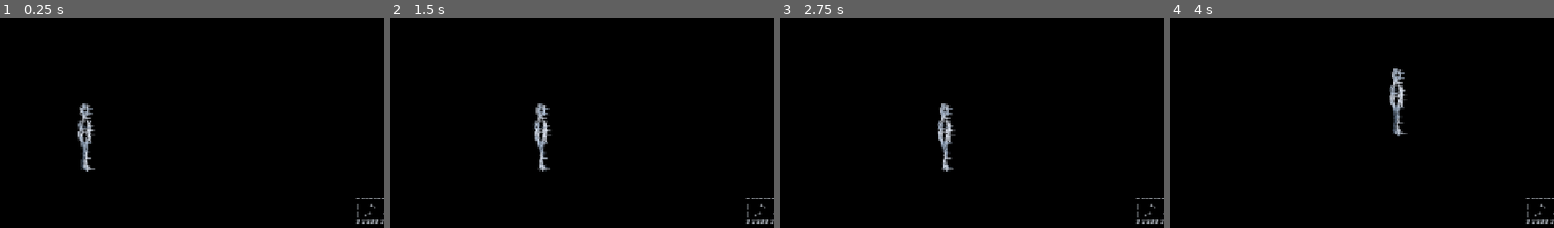
Above: before the commit, frames 1-4 (left to right).
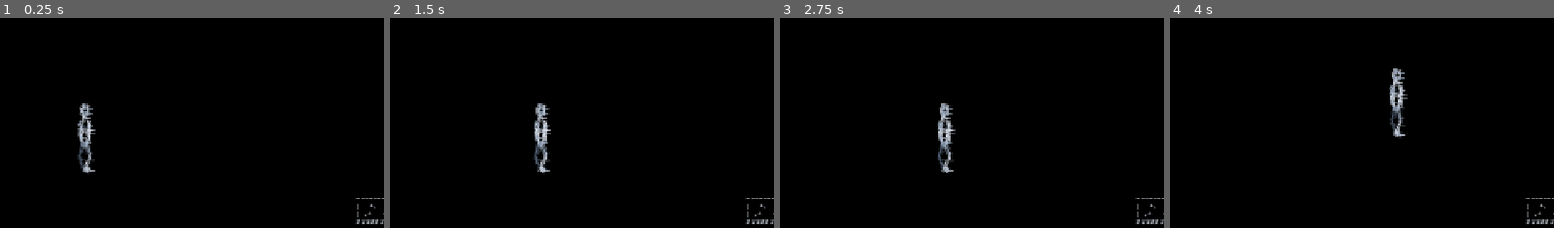
Above: after the commit, the same moments.

Repository: rifatsidik/textborn
Game: Godot game, scene res://scenes/main.tscn
Two runs of this game, one before a commit and one after it. Both use one fixed random seed, a clock stepped at 60 frames per second and the inputs below.
Inputs:
- Up to frame 1 (0.25 s): no input
- Up to frame 2 (1.5 s): tap Enter (ui_accept) at 0.5, 0.77 s; hold Right (ui_right) from 0.53 s (still down)
- Up to frame 3 (2.75 s): tap Enter (ui_accept) at 1.52 s; release Right (ui_right) at 2.03 s; hold Left (ui_left) from 2.03 s (still down)
- Up to frame 4 (4 s): release Left (ui_left) at 2.78 s; hold Right (ui_right) from 2.78 s (still down); tap Enter (ui_accept) at 3.02, 3.77 s
The pictures show only the part of the screen within x 0-50%, y 50-100%; the shares and areas given below are measured in that part.

The runs differ from the first frame. In frame 1, 0.5% of the frame differs, in the area x 20-25%, y 48-74%; in frame 2, 0.5%; in frame 3, 0.5%; in frame 4, 0.4%.

Commit message:
Stabilize knee bends and reduce exaggerated foot motion

Diff:
--- a/systems/character_rig.gd
+++ b/systems/character_rig.gd
@@ -1,43 +1,45 @@
 extends RefCounted
 class_name TextbornCharacterRig
 
-# Compact, lean proportions for a slightly elevated side view.
-# Feet are animated first; knees are solved from fixed segment lengths so
-# both legs keep matching anatomy instead of stretching independently.
-const THIGH_LENGTH: float = 19.0
-const CALF_LENGTH: float = 21.0
-const FOOT_REST_Y: float = -8.0
-const STEP_REACH: float = 8.0
-const STEP_LIFT: float = 5.0
+# A restrained walk cycle for a slightly elevated side view.
+# Equal segment lengths and modest foot travel prevent knees snapping outward.
+const THIGH_LENGTH: float = 23.0
+const CALF_LENGTH: float = 23.0
+const FOOT_REST_Y: float = -5.0
+const STEP_REACH: float = 6.0
+const STEP_LIFT: float = 3.0
 
 func build_pose(gait: float, blend: float) -> Dictionary:
-    var stride := sin(gait)
-    var opposite_stride := sin(gait + PI)
-    var bob := absf(sin(gait * 2.0)) * 0.45 * blend
+    var phase := fposmod(gait, TAU)
+    var stride := sin(phase)
+    var opposite_stride := sin(phase + PI)
+    var bob := (0.5 - 0.5 * cos(phase * 2.0)) * 0.35 * blend
+
     var pelvis := Vector2(0.0, -49.0 + bob)
-    var chest := Vector2(-stride * 0.25 * blend, -82.0 + bob)
+    var chest := Vector2(-stride * 0.18 * blend, -82.0 + bob)
     var neck := chest + Vector2(0.0, -7.0)
     var head := neck + Vector2(0.0, -13.0)
 
-    var near_hip := pelvis + Vector2(2.2, 0.0)
-    var far_hip := pelvis + Vector2(-2.2, 0.7)
-    var near_x := stride * STEP_REACH * blend
-    var far_x := opposite_stride * STEP_REACH * blend
-    var near_lift := maxf(0.0, stride) * STEP_LIFT * blend
-    var far_lift := maxf(0.0, opposite_stride) * STEP_LIFT * blend
-    var near_ankle := Vector2(near_x + 2.0, FOOT_REST_Y - near_lift)
-    var far_ankle := Vector2(far_x - 2.0, FOOT_REST_Y - far_lift)
-    var near_knee := _solve_knee(near_hip, near_ankle, 1.0)
-    var far_knee := _solve_knee(far_hip, far_ankle, -1.0)
+    var near_hip := pelvis + Vector2(2.0, 0.0)
+    var far_hip := pelvis + Vector2(-2.0, 0.6)
 
-    # Slim shoulder line and arms that counter-swing gently.
-    var left_shoulder := chest + Vector2(-7.2, 1.0)
-    var right_shoulder := chest + Vector2(7.2, 1.0)
-    var arm_swing := stride * 2.4 * blend
-    var left_elbow := left_shoulder + Vector2(-0.5 - arm_swing * 0.3, 12.0)
-    var right_elbow := right_shoulder + Vector2(0.5 + arm_swing * 0.3, 12.0)
-    var left_hand := left_elbow + Vector2(-arm_swing * 0.65, 11.0)
-    var right_hand := right_elbow + Vector2(arm_swing * 0.65, 11.0)
+    # Opposing feet move through a small arc; swing lift is smooth and limited.
+    var near_lift := pow(maxf(0.0, stride), 1.5) * STEP_LIFT * blend
+    var far_lift := pow(maxf(0.0, opposite_stride), 1.5) * STEP_LIFT * blend
+    var near_ankle := Vector2(stride * STEP_REACH + 1.5, FOOT_REST_Y - near_lift)
+    var far_ankle := Vector2(opposite_stride * STEP_REACH - 1.5, FOOT_REST_Y - far_lift)
+
+    # Both knees bend forward in the walking direction, with subtle depth offset.
+    var near_knee := _solve_knee(near_hip, near_ankle, -1.0)
+    var far_knee := _solve_knee(far_hip, far_ankle, 1.0)
+
+    var left_shoulder := chest + Vector2(-7.0, 1.0)
+    var right_shoulder := chest + Vector2(7.0, 1.0)
+    var arm_swing := stride * 2.0 * blend
+    var left_elbow := left_shoulder + Vector2(-0.4 - arm_swing * 0.25, 11.5)
+    var right_elbow := right_shoulder + Vector2(0.4 + arm_swing * 0.25, 11.5)
+    var left_hand := left_elbow + Vector2(-arm_swing * 0.55, 10.5)
+    var right_hand := right_elbow + Vector2(arm_swing * 0.55, 10.5)
 
     return {
         "head": head, "neck": neck, "chest": chest, "pelvis": pelvis,
@@ -51,9 +53,11 @@
 
 func _solve_knee(hip: Vector2, ankle: Vector2, bend_side: float) -> Vector2:
     var delta := ankle - hip
-    var distance := clampf(delta.length(), 0.1, THIGH_LENGTH + CALF_LENGTH - 0.01)
-    var direction := delta / maxf(delta.length(), 0.001)
+    var raw_distance := delta.length()
+    var min_distance := absf(THIGH_LENGTH - CALF_LENGTH) + 0.01
+    var max_distance := THIGH_LENGTH + CALF_LENGTH - 0.01
+    var distance := clampf(raw_distance, min_distance, max_distance)
+    var direction := delta / maxf(raw_distance, 0.001)
     var along := (THIGH_LENGTH * THIGH_LENGTH - CALF_LENGTH * CALF_LENGTH + distance * distance) / (2.0 * distance)
     var height := sqrt(maxf(0.0, THIGH_LENGTH * THIGH_LENGTH - along * along))
-    var perpendicular := Vector2(-direction.y, direction.x) * bend_side
-    return hip + direction * along + perpendicular * height
+    return hip + direction * along + Vector2(-direction.y, direction.x) * bend_side * height
